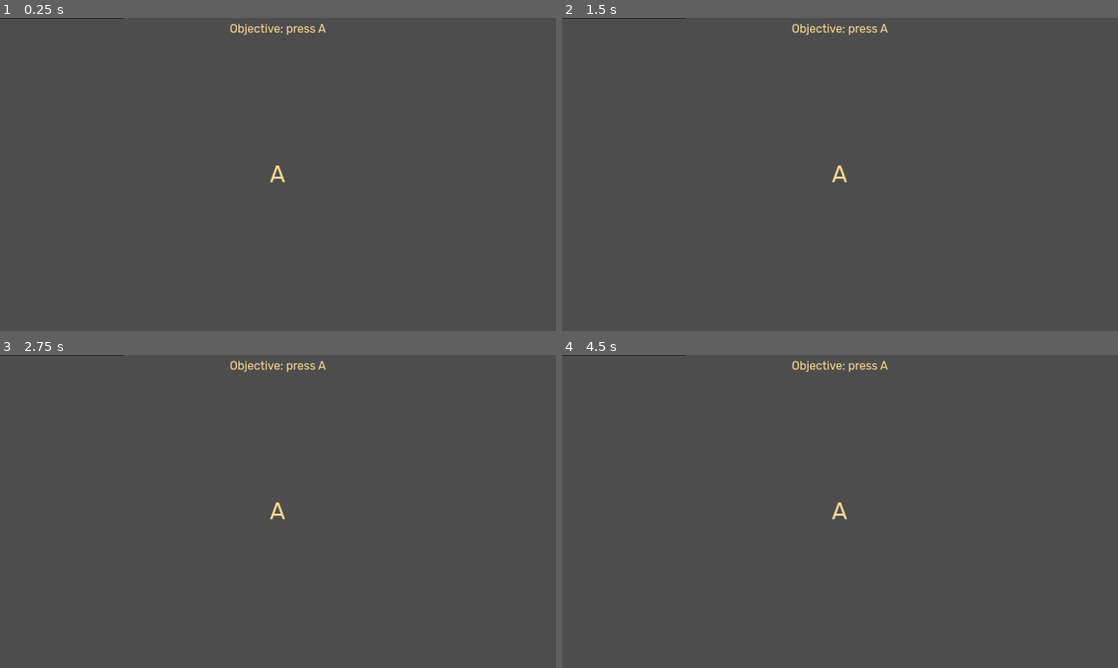
Above: before the commit, frames 1-4 (two rows, left to right).
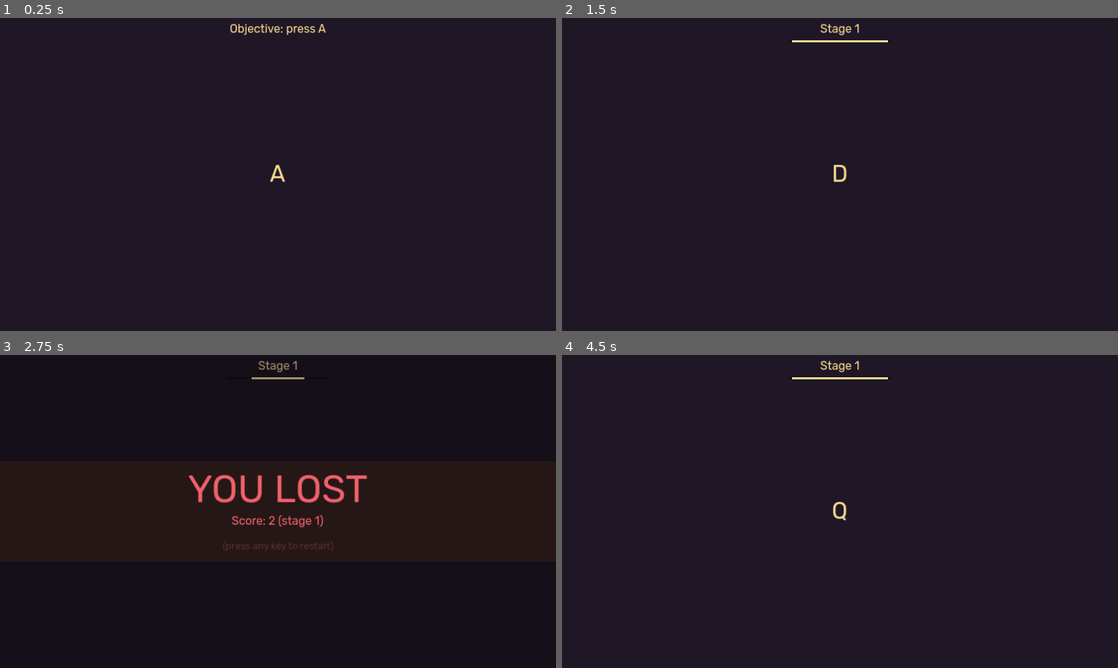
Above: after the commit, the same moments.

Repository: Aurif/gamdev-marathon
Game: Godot game, scene res://scenes/game_1.tscn
The game is run twice, just before and just after one commit, with the same random seed, the same clock (stepped at 60 frames per second) and the same inputs.
Inputs:
- Up to frame 1 (0.25 s): no input
- Up to frame 2 (1.5 s): tap A at 0.5, 1.25 s
- Up to frame 3 (2.75 s): tap A at 2 s
- Up to frame 4 (4.5 s): tap A at 2.75, 3.5, 4.25 s

The runs differ from the first frame. In frame 1, 100% of the frame differs, in the area x 0-100%, y 0-100%; in frame 2, 100%; in frame 3, 100%; in frame 4, 100%.

Commit message:
Game 1

Diff:
--- a/game/common/atoms/theme.tres
+++ b/game/common/atoms/theme.tres
@@ -6,5 +6,9 @@
 Label/colors/font_color = Color(0.976471, 0.862745, 0.564706, 1)
 Label/font_sizes/font_size = 24
 Label/fonts/font = ExtResource("1_0v0o8")
+Label_Failure/base_type = &"Label"
+Label_Failure/colors/font_color = Color(0.941176, 0.380392, 0.423529, 1)
+Label_Success/base_type = &"Label"
+Label_Success/colors/font_color = Color(0.8307, 0.9, 0.306, 1)
 LetterItem/base_type = &"Label"
 LetterItem/font_sizes/font_size = 48
--- /dev/null
+++ b/game/common/molecules/fail_screen/fail_screen.gd
@@ -0,0 +1,19 @@
+extends TextureRect
+class_name MolFailScreen
+
+var is_restart_armed: bool = false
+
+func show_screen(message: String):
+	$TextureRect/VBoxContainer/InsertText.text = message
+	$AnimationPlayer.play("Appear")
+
+
+func _input(ev):
+	if not is_restart_armed:
+		return
+	if ev is not InputEventKey or not ev.pressed or ev.echo:
+		return
+	get_tree().reload_current_scene()
+
+func arm_restart():
+	is_restart_armed = true
--- /dev/null
+++ b/game/common/molecules/fail_screen/fail_screen.tscn
@@ -0,0 +1,227 @@
+[gd_scene load_steps=10 format=3 uid="uid://djgstwib3m7n0"]
+
+[ext_resource type="Script" path="res://common/molecules/fail_screen/fail_screen.gd" id="1_3aj4e"]
+[ext_resource type="Theme" uid="uid://c02k6aerkrk2u" path="res://common/atoms/theme.tres" id="2_o5cvp"]
+
+[sub_resource type="Animation" id="Animation_thvpc"]
+resource_name = "Appear"
+length = 0.9
+tracks/0/type = "value"
+tracks/0/imported = false
+tracks/0/enabled = true
+tracks/0/path = NodePath("TextureRect:modulate")
+tracks/0/interp = 1
+tracks/0/loop_wrap = true
+tracks/0/keys = {
+"times": PackedFloat32Array(0, 0.4),
+"transitions": PackedFloat32Array(1, 7.20999),
+"update": 0,
+"values": [Color(1, 1, 1, 0), Color(1, 1, 1, 1)]
+}
+tracks/1/type = "value"
+tracks/1/imported = false
+tracks/1/enabled = true
+tracks/1/path = NodePath("Dim:modulate")
+tracks/1/interp = 1
+tracks/1/loop_wrap = true
+tracks/1/keys = {
+"times": PackedFloat32Array(0, 0.566667),
+"transitions": PackedFloat32Array(1, 1),
+"update": 0,
+"values": [Color(1, 1, 1, 0), Color(1, 1, 1, 1)]
+}
+tracks/2/type = "value"
+tracks/2/imported = false
+tracks/2/enabled = true
+tracks/2/path = NodePath("TextureRect/VBoxContainer/Label3:modulate")
+tracks/2/interp = 1
+tracks/2/loop_wrap = true
+tracks/2/keys = {
+"times": PackedFloat32Array(0.5, 0.9),
+"transitions": PackedFloat32Array(1, 1),
+"update": 0,
+"values": [Color(1, 1, 1, 0), Color(1, 1, 1, 0.501961)]
+}
+tracks/3/type = "value"
+tracks/3/imported = false
+tracks/3/enabled = true
+tracks/3/path = NodePath(".:visible")
+tracks/3/interp = 1
+tracks/3/loop_wrap = true
+tracks/3/keys = {
+"times": PackedFloat32Array(0),
+"transitions": PackedFloat32Array(1),
+"update": 1,
+"values": [true]
+}
+tracks/4/type = "method"
+tracks/4/imported = false
+tracks/4/enabled = true
+tracks/4/path = NodePath(".")
+tracks/4/interp = 1
+tracks/4/loop_wrap = true
+tracks/4/keys = {
+"times": PackedFloat32Array(0.6),
+"transitions": PackedFloat32Array(1),
+"values": [{
+"args": [],
+"method": &"arm_restart"
+}]
+}
+
+[sub_resource type="Animation" id="Animation_kr6u5"]
+length = 0.001
+tracks/0/type = "value"
+tracks/0/imported = false
+tracks/0/enabled = true
+tracks/0/path = NodePath("TextureRect:modulate")
+tracks/0/interp = 1
+tracks/0/loop_wrap = true
+tracks/0/keys = {
+"times": PackedFloat32Array(0),
+"transitions": PackedFloat32Array(1),
+"update": 0,
+"values": [Color(1, 1, 1, 0)]
+}
+tracks/1/type = "value"
+tracks/1/imported = false
+tracks/1/enabled = true
+tracks/1/path = NodePath("Dim:modulate")
+tracks/1/interp = 1
+tracks/1/loop_wrap = true
+tracks/1/keys = {
+"times": PackedFloat32Array(0),
+"transitions": PackedFloat32Array(1),
+"update": 0,
+"values": [Color(1, 1, 1, 0)]
+}
+tracks/2/type = "value"
+tracks/2/imported = false
+tracks/2/enabled = true
+tracks/2/path = NodePath("TextureRect/VBoxContainer/Label3:modulate")
+tracks/2/interp = 1
+tracks/2/loop_wrap = true
+tracks/2/keys = {
+"times": PackedFloat32Array(0),
+"transitions": PackedFloat32Array(1),
+"update": 0,
+"values": [Color(1, 1, 1, 0)]
+}
+tracks/3/type = "value"
+tracks/3/imported = false
+tracks/3/enabled = true
+tracks/3/path = NodePath(".:visible")
+tracks/3/interp = 1
+tracks/3/loop_wrap = true
+tracks/3/keys = {
+"times": PackedFloat32Array(0),
+"transitions": PackedFloat32Array(1),
+"update": 1,
+"values": [true]
+}
+
+[sub_resource type="AnimationLibrary" id="AnimationLibrary_axd0t"]
+_data = {
+"Appear": SubResource("Animation_thvpc"),
+"RESET": SubResource("Animation_kr6u5")
+}
+
+[sub_resource type="Gradient" id="Gradient_3uiqa"]
+offsets = PackedFloat32Array(0)
+colors = PackedColorArray(0, 0, 0, 0.352941)
+
+[sub_resource type="GradientTexture1D" id="GradientTexture1D_iya7e"]
+gradient = SubResource("Gradient_3uiqa")
+
+[sub_resource type="Gradient" id="Gradient_1k1ac"]
+offsets = PackedFloat32Array(0)
+colors = PackedColorArray(0.14902, 0.0901961, 0.0901961, 1)
+
+[sub_resource type="GradientTexture1D" id="GradientTexture1D_dbi4e"]
+gradient = SubResource("Gradient_1k1ac")
+
+[node name="FailScreen" type="TextureRect"]
+anchors_preset = 15
+anchor_right = 1.0
+anchor_bottom = 1.0
+grow_horizontal = 2
+grow_vertical = 2
+script = ExtResource("1_3aj4e")
+
+[node name="AnimationPlayer" type="AnimationPlayer" parent="."]
+libraries = {
+"": SubResource("AnimationLibrary_axd0t")
+}
+
+[node name="Dim" type="TextureRect" parent="."]
+modulate = Color(1, 1, 1, 0)
+layout_mode = 1
+anchors_preset = 15
+anchor_right = 1.0
+anchor_bottom = 1.0
+grow_horizontal = 2
+grow_vertical = 2
+texture = SubResource("GradientTexture1D_iya7e")
+
+[node name="TextureRect" type="TextureRect" parent="."]
+modulate = Color(1, 1, 1, 0)
+layout_mode = 1
+anchors_preset = 14
+anchor_top = 0.5
+anchor_right = 1.0
+anchor_bottom = 0.5
+offset_top = -103.0
+offset_bottom = 103.0
+grow_horizontal = 2
+grow_vertical = 2
+texture = SubResource("GradientTexture1D_dbi4e")
+
+[node name="VBoxContainer" type="VBoxContainer" parent="TextureRect"]
+layout_mode = 1
+anchors_preset = 8
+anchor_left = 0.5
+anchor_top = 0.5
+anchor_right = 0.5
+anchor_bottom = 0.5
+offset_left = -186.5
+offset_top = -113.0
+offset_right = 186.5
+offset_bottom = 103.0
+grow_horizontal = 2
+grow_vertical = 2
+
+[node name="Spacer" type="Control" parent="TextureRect/VBoxContainer"]
+custom_minimum_size = Vector2(0, 16)
+layout_mode = 2
+
+[node name="Label" type="Label" parent="TextureRect/VBoxContainer"]
+layout_mode = 2
+theme = ExtResource("2_o5cvp")
+theme_type_variation = &"Label_Failure"
+theme_override_font_sizes/font_size = 80
+text = "YOU LOST"
+horizontal_alignment = 1
+
+[node name="InsertText" type="Label" parent="TextureRect/VBoxContainer"]
+layout_mode = 2
+theme = ExtResource("2_o5cvp")
+theme_type_variation = &"Label_Failure"
+text = "Your score: 24"
+horizontal_alignment = 1
+
+[node name="Spacer2" type="Control" parent="TextureRect/VBoxContainer"]
+custom_minimum_size = Vector2(0, 16)
+layout_mode = 2
+
+[node name="Label3" type="Label" parent="TextureRect/VBoxContainer"]
+modulate = Color(1, 1, 1, 0)
+layout_mode = 2
+theme = ExtResource("2_o5cvp")
+theme_type_variation = &"Label_Failure"
+theme_override_font_sizes/font_size = 20
+text = "(press any key to restart)"
+horizontal_alignment = 1
+
+[node name="Spacer3" type="Control" parent="TextureRect/VBoxContainer"]
+custom_minimum_size = Vector2(0, 16)
+layout_mode = 2
--- /dev/null
+++ b/game/common/molecules/timer/timer.gd
@@ -0,0 +1,16 @@
+extends TextureRect
+class_name MolTimer
+
+@export var animation_player: AnimationPlayer
+var current_callback: Callable = func(): return
+
+func start_timer(time: int, callback: Callable) -> void:
+	self.visible = true
+	animation_player.stop()
+	animation_player.play("Shrink", -1, 1000.0/(time as float))
+	current_callback = callback
+
+func execute_callback() -> void:
+	if current_callback.is_valid():
+		current_callback.call()
+	current_callback = func(): return
--- /dev/null
+++ b/game/common/molecules/timer/timer.tscn
@@ -0,0 +1,98 @@
+[gd_scene load_steps=9 format=3 uid="uid://b24r5qgmcj3o"]
+
+[ext_resource type="Script" path="res://common/molecules/timer/timer.gd" id="1_sidxg"]
+
+[sub_resource type="Gradient" id="Gradient_861p3"]
+offsets = PackedFloat32Array(0)
+colors = PackedColorArray(0.0836667, 0.065, 0.1, 1)
+
+[sub_resource type="GradientTexture1D" id="GradientTexture1D_p5jwe"]
+gradient = SubResource("Gradient_861p3")
+
+[sub_resource type="Gradient" id="Gradient_7341p"]
+offsets = PackedFloat32Array(0)
+colors = PackedColorArray(0.976471, 0.862745, 0.564706, 1)
+
+[sub_resource type="GradientTexture1D" id="GradientTexture1D_lfm6v"]
+gradient = SubResource("Gradient_7341p")
+
+[sub_resource type="Animation" id="Animation_6o5p5"]
+resource_name = "Shrink"
+tracks/0/type = "value"
+tracks/0/imported = false
+tracks/0/enabled = true
+tracks/0/path = NodePath("ProgressBar:scale")
+tracks/0/interp = 1
+tracks/0/loop_wrap = true
+tracks/0/keys = {
+"times": PackedFloat32Array(0, 1),
+"transitions": PackedFloat32Array(1, 1),
+"update": 0,
+"values": [Vector2(1, 1), Vector2(0, 1)]
+}
+tracks/1/type = "method"
+tracks/1/imported = false
+tracks/1/enabled = true
+tracks/1/path = NodePath(".")
+tracks/1/interp = 1
+tracks/1/loop_wrap = true
+tracks/1/keys = {
+"times": PackedFloat32Array(1),
+"transitions": PackedFloat32Array(1),
+"values": [{
+"args": [],
+"method": &"execute_callback"
+}]
+}
+
+[sub_resource type="Animation" id="Animation_f56yt"]
+length = 0.001
+tracks/0/type = "value"
+tracks/0/imported = false
+tracks/0/enabled = true
+tracks/0/path = NodePath("ProgressBar:scale")
+tracks/0/interp = 1
+tracks/0/loop_wrap = true
+tracks/0/keys = {
+"times": PackedFloat32Array(0),
+"transitions": PackedFloat32Array(1),
+"update": 0,
+"values": [Vector2(1, 1)]
+}
+
+[sub_resource type="AnimationLibrary" id="AnimationLibrary_rg1fq"]
+_data = {
+"RESET": SubResource("Animation_f56yt"),
+"Shrink": SubResource("Animation_6o5p5")
+}
+
+[node name="Timer" type="TextureRect" node_paths=PackedStringArray("animation_player")]
+anchors_preset = 5
+anchor_left = 0.5
+anchor_right = 0.5
+offset_left = -107.0
+offset_top = 48.0
+offset_right = 107.0
+offset_bottom = 53.0
+grow_horizontal = 2
+texture = SubResource("GradientTexture1D_p5jwe")
+expand_mode = 1
+script = ExtResource("1_sidxg")
+animation_player = NodePath("ProgressBar/AnimationPlayer")
+
+[node name="ProgressBar" type="TextureRect" parent="."]
+layout_mode = 1
+anchors_preset = 15
+anchor_right = 1.0
+anchor_bottom = 1.0
+grow_horizontal = 2
+grow_vertical = 2
+pivot_offset = Vector2(107, 0)
+texture = SubResource("GradientTexture1D_lfm6v")
+expand_mode = 1
+
+[node name="AnimationPlayer" type="AnimationPlayer" parent="ProgressBar"]
+root_node = NodePath("../..")
+libraries = {
+"": SubResource("AnimationLibrary_rg1fq")
+}
--- /dev/null
+++ b/game/common/molecules/win_screen/win_screen.tscn
@@ -0,0 +1,37 @@
+[gd_scene load_steps=7 format=3 uid="uid://cdo5hamcxy2ol"]
+
+[ext_resource type="PackedScene" uid="uid://djgstwib3m7n0" path="res://common/molecules/fail_screen/fail_screen.tscn" id="1_wdhnw"]
+[ext_resource type="Script" path="res://common/molecules/win_screen/win_script.gd" id="2_25vpm"]
+
+[sub_resource type="Gradient" id="Gradient_q13y8"]
+offsets = PackedFloat32Array(0)
+colors = PackedColorArray(0.0915, 0.15, 0.0915, 0.352941)
+
+[sub_resource type="GradientTexture1D" id="GradientTexture1D_g5kcy"]
+gradient = SubResource("Gradient_q13y8")
+
+[sub_resource type="Gradient" id="Gradient_itgbf"]
+offsets = PackedFloat32Array(0)
+colors = PackedColorArray(0.18, 0.3, 0.18, 1)
+
+[sub_resource type="GradientTexture1D" id="GradientTexture1D_3tul8"]
+gradient = SubResource("Gradient_itgbf")
+
+[node name="WinScreen" instance=ExtResource("1_wdhnw")]
+script = ExtResource("2_25vpm")
+
+[node name="Dim" parent="." index="1"]
+texture = SubResource("GradientTexture1D_g5kcy")
+
+[node name="TextureRect" parent="." index="2"]
+texture = SubResource("GradientTexture1D_3tul8")
+
+[node name="Label" parent="TextureRect/VBoxContainer" index="1"]
+theme_type_variation = &"Label_Success"
+text = "YOU WIN!"
+
+[node name="InsertText" parent="TextureRect/VBoxContainer" index="2"]
+theme_type_variation = &"Label_Success"
+
+[node name="Label3" parent="TextureRect/VBoxContainer" index="4"]
+theme_type_variation = &"Label_Success"
--- /dev/null
+++ b/game/common/molecules/win_screen/win_script.gd
@@ -0,0 +1,2 @@
+extends MolFailScreen
+class_name MolWinScreen
--- /dev/null
+++ b/game/game-specific/game_1/game_1.gd
@@ -0,0 +1,144 @@
+extends Node
+
+@export var n_stage_label: Label
+@export var n_letter_label: Label
+@export var n_timer: MolTimer
+@export var n_fail_screen: MolFailScreen
+@export var n_win_screen: MolWinScreen
+
+var stage: int = 0
+var score: int = 0
+var stage_progress: int = 0
+var current_char: String = "A"
+
+var first_letter_press = null
+#
+# Stage definition
+#
+class StageDefinition:
+	static var STAGES = []
+	var inner = {}
+	func _init(amount: int, letters: String):
+		inner.amount = amount
+		inner.letters = letters
+
+	func timing(start: int, decrease: int, min: int):
+		inner.time_start = start
+		inner.time_decrease = decrease
+		inner.time_min = min
+		return self
+
+	func with_first(letter: String, time: int):
+		inner.first = {
+			"letter": letter,
+			"time": time
+		}
+		return self
+
+	func make():
+		StageDefinition.STAGES.append(inner)
+
+func _init() -> void:
+	StageDefinition.STAGES = []
+	StageDefinition.new(2, "A") \
+		.timing(3000, 0, 3000) \
+		.make()
+
+	StageDefinition.new(15, "QWEASD") \
+		.timing(3000, 200, 800) \
+		.make()
+
+	StageDefinition.new(20, "QWEASDRTFGZXCV") \
+		.timing(3000, 100, 750) \
+		.with_first("G", 5000) \
+		.make()
+
+	StageDefinition.new(30, "QWERTYUIPASDFGHJKLZXCVBNM") \
+		.timing(3000, 100, 700) \
+		.with_first("P", 5000) \
+		.make()
+
+	StageDefinition.new(25, "QWERTYUIPASDFGHJKLZXCVBNM123456789") \
+		.timing(3000, 100, 650) \
+		.with_first("7", 5000) \
+		.make()
+
+	StageDefinition.new(15, "123456789") \
+		.timing(1000, 75, 400) \
+		.make()
+
+	StageDefinition.new(21, "QWERTYUIPASDFGHJKLZXCVBNM123456789") \
+		.timing(3000, 1000, 650) \
+		.with_first("B", 5000) \
+		.make()
+
+#
+# Gameplay handling
+#
+func _input(ev):
+	if ev is not InputEventKey or not ev.pressed or ev.echo:
+		return
+
+	var keycode = ev.keycode
+	if(keycode >= 4194438 and keycode <= 4194447):
+		keycode = keycode - 4194390
+
+	var is_letter = (65 <= keycode and keycode <= 90);
+	var is_number = (48 <= keycode and keycode <= 57);
+	if not is_letter and not is_number:
+		return
+
+	var current_char_unicode = current_char.to_upper().unicode_at(0)
+	if stage == 0 and current_char_unicode != keycode:
+		return # don't fail at 0th stage
+
+	if first_letter_press == null:
+		first_letter_press = Time.get_unix_time_from_system()
+
+	if current_char_unicode == keycode:
+		next_letter()
+	else:
+		fail_game()
+
+func next_letter():
+	# Progression
+	score += 1
+	stage_progress += 1
+	if stage_progress >= StageDefinition.STAGES[stage].amount:
+		stage += 1
+		stage_progress = 0
+		if stage >= len(StageDefinition.STAGES):
+			win_game()
+			return
+		n_stage_label.text = "Stage "+str(stage)
+
+	# Pick time and letter
+	var current_stage = StageDefinition.STAGES[stage]
+	var time = max(current_stage.time_min, current_stage.time_start - current_stage.time_decrease * stage_progress)
+	var letter = current_stage.letters[randi() % len(current_stage.letters)]
+
+	# Handle `with_first`
+	if stage_progress == 0 and current_stage.get("first"):
+		print(current_stage.first)
+		time = current_stage.first.time
+		letter = current_stage.first.letter
+
+	# Start round
+	current_char = letter
+	n_letter_label.text = letter
+	n_letter_label.get_child(0).stop()
+	n_letter_label.get_child(0).play("OnChange")
+	n_timer.start_timer(time, fail_game)
+
+func fail_game():
+	n_fail_screen.show_screen("Score: "+str(score)+" (stage "+str(stage)+")")
+	queue_free()
+
+func win_game():
+	var total_time = Time.get_unix_time_from_system() - first_letter_press
+	var formatted_time = "%.3fs" % (float(int(total_time * 1000) % 60000)/1000.0)
+	var minutes = int(total_time/60)
+	if minutes > 0:
+		formatted_time = str(minutes) + "m " + formatted_time
+	n_win_screen.show_screen("Your time: "+formatted_time)
+	queue_free()
--- a/game/scenes/game_1.tscn
+++ b/game/scenes/game_1.tscn
@@ -1,7 +1,77 @@
-[gd_scene load_steps=3 format=3 uid="uid://dwjmwh6vf6uds"]
+[gd_scene load_steps=11 format=3 uid="uid://dwjmwh6vf6uds"]
 
-[ext_resource type="PackedScene" uid="uid://ju7maq1qeu40" path="res://common/molecules/background.tscn" id="1_7ss2a"]
 [ext_resource type="Theme" uid="uid://c02k6aerkrk2u" path="res://common/atoms/theme.tres" id="1_cyuue"]
+[ext_resource type="Script" path="res://game-specific/game_1/game_1.gd" id="1_i06wh"]
+[ext_resource type="PackedScene" uid="uid://b24r5qgmcj3o" path="res://common/molecules/timer/timer.tscn" id="2_4nur4"]
+[ext_resource type="PackedScene" uid="uid://djgstwib3m7n0" path="res://common/molecules/fail_screen/fail_screen.tscn" id="4_6x0oo"]
+[ext_resource type="PackedScene" uid="uid://cdo5hamcxy2ol" path="res://common/molecules/win_screen/win_screen.tscn" id="5_ykjw0"]
+
+[sub_resource type="Gradient" id="Gradient_qbdrh"]
+offsets = PackedFloat32Array(0)
+colors = PackedColorArray(0.121569, 0.0901961, 0.14902, 1)
+
+[sub_resource type="GradientTexture1D" id="GradientTexture1D_2utd0"]
+gradient = SubResource("Gradient_qbdrh")
+
+[sub_resource type="Animation" id="Animation_2ix2g"]
+resource_name = "OnChange"
+tracks/0/type = "value"
+tracks/0/imported = false
+tracks/0/enabled = true
+tracks/0/path = NodePath("Letter:scale")
+tracks/0/interp = 1
+tracks/0/loop_wrap = true
+tracks/0/keys = {
+"times": PackedFloat32Array(0, 0.2),
+"transitions": PackedFloat32Array(1, 0.4),
+"update": 0,
+"values": [Vector2(1.5, 1.5), Vector2(1, 1)]
+}
+tracks/1/type = "value"
+tracks/1/imported = false
+tracks/1/enabled = true
+tracks/1/path = NodePath("Letter:rotation")
+tracks/1/interp = 1
+tracks/1/loop_wrap = true
+tracks/1/keys = {
+"times": PackedFloat32Array(0, 0.2),
+"transitions": PackedFloat32Array(1, 1),
+"update": 0,
+"values": [0.0698132, 0.0]
+}
+
+[sub_resource type="Animation" id="Animation_cblbl"]
+length = 0.001
+tracks/0/type = "value"
+tracks/0/imported = false
+tracks/0/enabled = true
+tracks/0/path = NodePath("Letter:scale")
+tracks/0/interp = 1
+tracks/0/loop_wrap = true
+tracks/0/keys = {
+"times": PackedFloat32Array(0),
+"transitions": PackedFloat32Array(1),
+"update": 0,
+"values": [Vector2(1, 1)]
+}
+tracks/1/type = "value"
+tracks/1/imported = false
+tracks/1/enabled = true
+tracks/1/path = NodePath("Letter:rotation")
+tracks/1/interp = 1
+tracks/1/loop_wrap = true
+tracks/1/keys = {
+"times": PackedFloat32Array(0),
+"transitions": PackedFloat32Array(1),
+"update": 0,
+"values": [0.0]
+}
+
+[sub_resource type="AnimationLibrary" id="AnimationLibrary_4jwt8"]
+_data = {
+"OnChange": SubResource("Animation_2ix2g"),
+"RESET": SubResource("Animation_cblbl")
+}
 
 [node name="Root" type="Control"]
 layout_mode = 3
@@ -11,9 +81,21 @@
 grow_horizontal = 2
 grow_vertical = 2
 
-[node name="Background" parent="." instance=ExtResource("1_7ss2a")]
+[node name="Game1" type="Node" parent="." node_paths=PackedStringArray("n_stage_label", "n_letter_label", "n_timer", "n_fail_screen", "n_win_screen")]
+script = ExtResource("1_i06wh")
+n_stage_label = NodePath("../Stage")
+n_letter_label = NodePath("../Letter")
+n_timer = NodePath("../Timer")
+n_fail_screen = NodePath("../FailScreen")
+n_win_screen = NodePath("../WinScreen")
+
+[node name="Background" type="TextureRect" parent="."]
 layout_mode = 0
-anchors_preset = 0
+anchor_right = 1.0
+anchor_bottom = 1.0
+grow_horizontal = 2
+grow_vertical = 2
+texture = SubResource("GradientTexture1D_2utd0")
 
 [node name="Stage" type="Label" parent="."]
 layout_mode = 1
@@ -26,21 +108,41 @@
 text = "Objective: press A"
 horizontal_alignment = 1
 
-[node name="Label" type="Label" parent="."]
+[node name="Letter" type="Label" parent="."]
+custom_minimum_size = Vector2(90, 90)
 layout_mode = 1
 anchors_preset = 8
 anchor_left = 0.5
 anchor_top = 0.5
 anchor_right = 0.5
 anchor_bottom = 0.5
-offset_left = -20.0
-offset_top = -11.5
-offset_right = 20.0
-offset_bottom = 11.5
+offset_left = -45.0
+offset_top = -45.0
+offset_right = 45.0
+offset_bottom = 45.0
 grow_horizontal = 2
 grow_vertical = 2
+pivot_offset = Vector2(45, 45)
 theme = ExtResource("1_cyuue")
 theme_type_variation = &"LetterItem"
 text = "A"
 horizontal_alignment = 1
 vertical_alignment = 1
+
+[node name="AnimationPlayer" type="AnimationPlayer" parent="Letter"]
+root_node = NodePath("../..")
+libraries = {
+"": SubResource("AnimationLibrary_4jwt8")
+}
+
+[node name="Timer" parent="." instance=ExtResource("2_4nur4")]
+visible = false
+layout_mode = 1
+offset_top = 46.0
+offset_bottom = 51.0
+
+[node name="FailScreen" parent="." instance=ExtResource("4_6x0oo")]
+layout_mode = 1
+
+[node name="WinScreen" parent="." instance=ExtResource("5_ykjw0")]
+layout_mode = 1
Binary file added: game/icon.png
Not shown, added: game/icon.png.import
Not shown, changed: game/icon.svg.import
Not shown, added: dist/G1.console.exe
Not shown, added: dist/G1.exe
Not shown, added: dist/G1.pck
Not shown, added: dist/G1.png
Not shown, added: dist/G1/G1.apple-touch-icon.png
Not shown, added: dist/G1/G1.audio.worklet.js
Not shown, added: dist/G1/G1.icon.png
Not shown, added: dist/G1/G1.pck
Not shown, added: dist/G1/G1.png
(and 2 more such lines)
